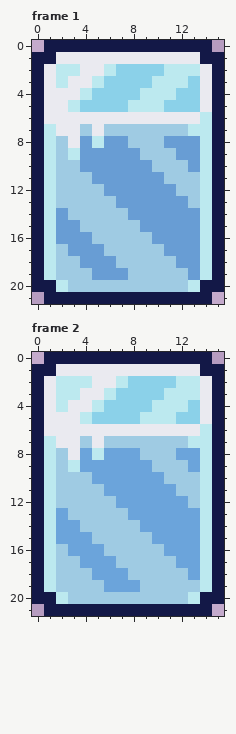
One commit to this pixel-art file: block_man/data/ice_block.aseprite. Above is the file before it was changed.
16x22 pixels, 2 frames. Shown: frame 1, frame 2.
New version:
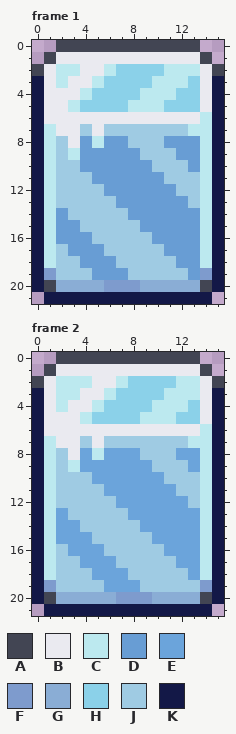
Palette (. is transparent): A #424553  B #eaeaf0  C #bce9ef  D #689dd4  E #6ba4db  F #7e9bcd  G #8aadd5  H #8bd1e9  J #9fcbe3  K #131847
Change:
Frame 1, layer "Layer 2":
y 0: x 1..14 KKKKKKKKKKKKKK -> .AAAAAAAAAAAA.
y 1: x 0..1 KK -> .A; x 14..15 KK -> A.
y 2: x 0 K -> A; x 15 K -> A
y 19: x 1 C -> F; x 14 C -> F
y 20: x 1..14 KCJJJJJJJJJJCK -> AGGGGFFFGGGGGA
Frame 2, layer "Layer 2":
y 0: x 1..14 KKKKKKKKKKKKKK -> .AAAAAAAAAAAA.
y 1: x 0..1 KK -> .A; x 14..15 KK -> A.
y 2: x 0 K -> A; x 15 K -> A
y 19: x 1 C -> F; x 14 C -> F
y 20: x 1..14 KCJJJJJJJJJJCK -> AGGGGGFFFGGGGA
